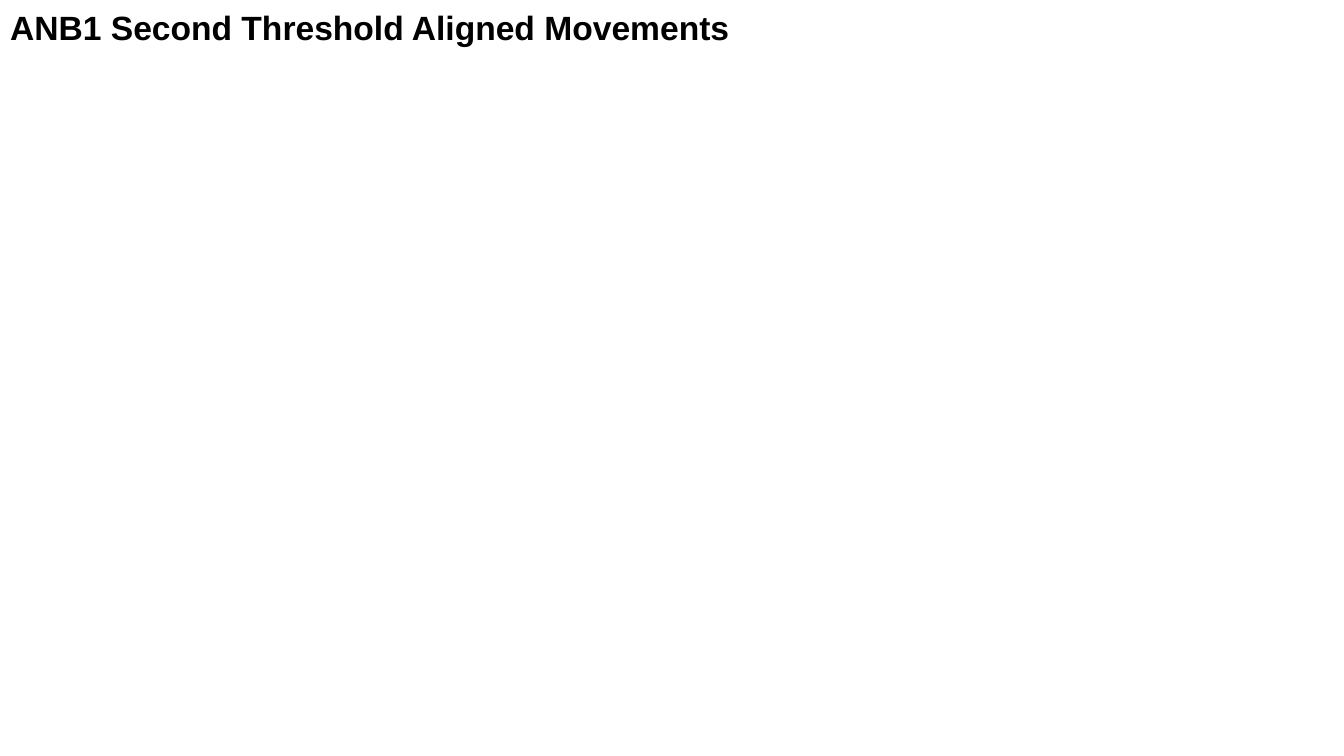
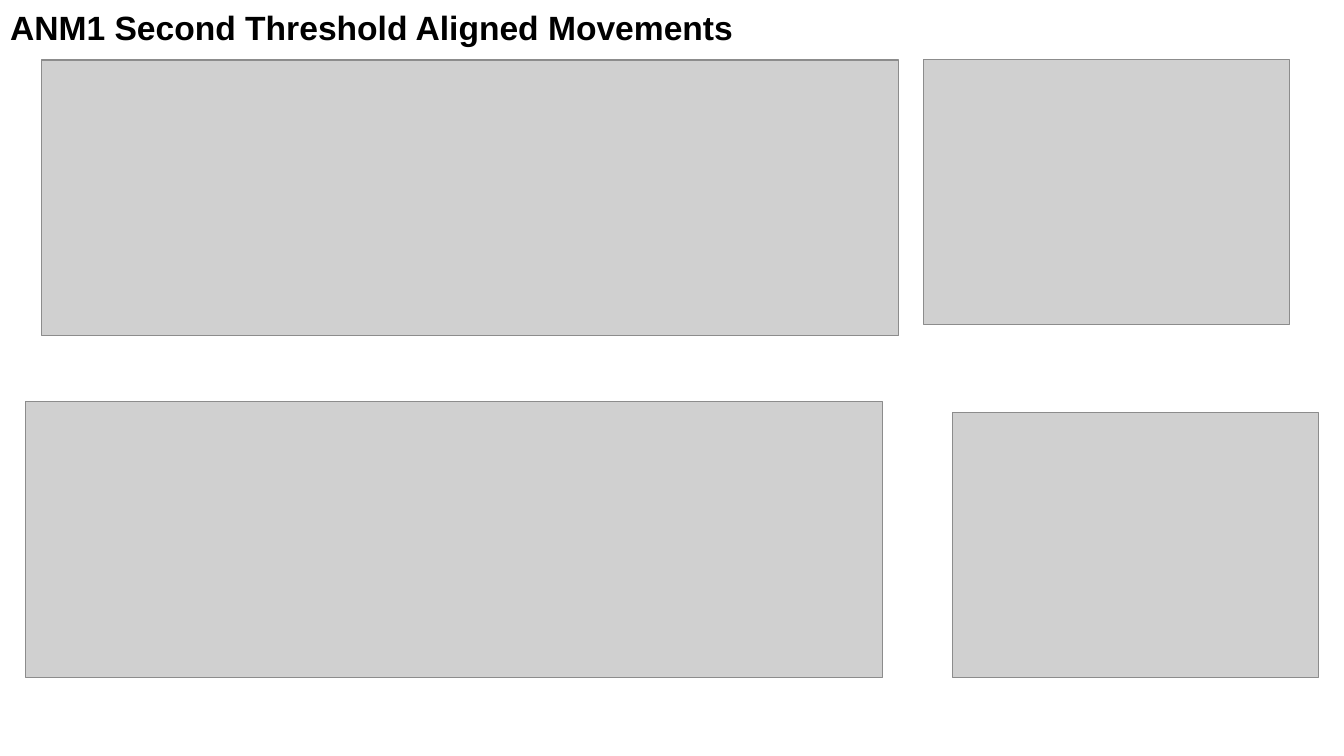
Before and after one commit to paulazoo/behavior, a slide deck: slide 4 of presentations_and_figures/240205.pptx. Drawn at 1344x756 pixels with LibreOffice and Linux fonts; fonts in the diff are those of the drawing; grey boxes stand for pictures. Boxes give left, top, right and bottom in pixels: in the first picture for what was removed or moved away, otherwise in the second. Text is boxed around its words. In the diff, an @@ line names an element or a change of style, - is before the commit and + after.

```diff
--- a/presentations_and_figures/240205.pptx
+++ b/presentations_and_figures/240205.pptx
@@ title at (x1=10, y1=15, x2=733, y2=47): text changed @@
-ANB1 Second Threshold Aligned Movements
+ANM1 Second Threshold Aligned Movements
@@ picture added at (x1=42, y1=60, x2=899, y2=337) @@
@@ picture added at (x1=925, y1=60, x2=1290, y2=325) @@
@@ picture added at (x1=26, y1=401, x2=883, y2=678) @@
@@ picture added at (x1=953, y1=413, x2=1318, y2=678) @@
```
Also in this commit, not shown: 3 other slides changed, 1 slide removed, 7 other files.
